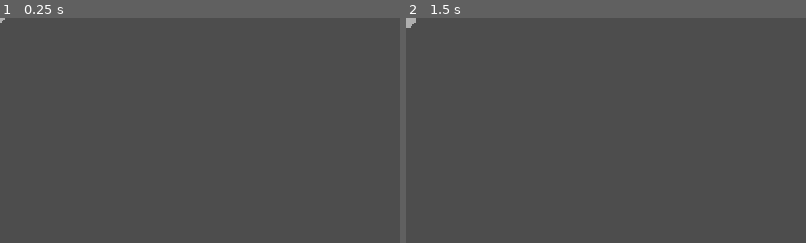
Above: before the commit, frames 1-2 (left to right).
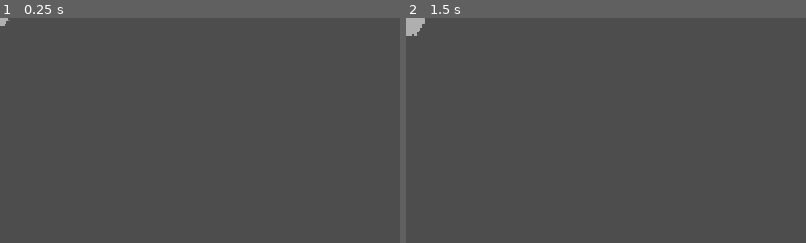
Above: after the commit, the same moments.

Repository: getbraincloud/examples-godot
Game: Godot game, scene res://Scenes/Components/Splotch.tscn
Same seed, same stepped clock (60 frames per second), same inputs: the game is played once before the commit and once after it. This scene is started directly instead of the project's main scene.
Inputs (mouse positions are % of the whole screen's width and height, from its top left):
- Up to frame 1 (0.25 s): no input
- Up to frame 2 (1.5 s): move the mouse to (72, 45) at 0.52 s; click (72, 45) at 0.67 s; tap Enter at 1.25 s; move the mouse to (30, 55) at 1.27 s; click (30, 55) at 1.42 s
The pictures show only the part of the screen within x 0-50%, y 0-50%; the shares and areas given below are measured in that part.

The runs differ from the first frame. In frame 1, less than 0.1% of the frame differs, in the area x 0-3%, y 0-4%; in frame 2, 0.2%, in the area x 0-5%, y 0-8%.

Commit message:
Adding paint splatter icon and rotation

Diff:
--- a/RelayTestApp-GDScript/Scenes/Components/Splotch.tscn
+++ b/RelayTestApp-GDScript/Scenes/Components/Splotch.tscn
@@ -1,6 +1,10 @@
-[gd_scene load_steps=2 format=3]
+[gd_scene load_steps=3 format=3]
 
 [ext_resource type="Script" path="res://Scripts/Components/Splotch.gd" id="1_splotch"]
+[ext_resource type="Texture2D" path="res://Assets/PaintSplatter1.png" id="2_tex"]
 
 [node name="Splotch" type="Node2D"]
 script = ExtResource("1_splotch")
+
+[node name="Sprite2D" type="Sprite2D" parent="."]
+texture = ExtResource("2_tex")
--- a/RelayTestApp-GDScript/Scripts/Components/Splotch.gd
+++ b/RelayTestApp-GDScript/Scripts/Components/Splotch.gd
@@ -1,84 +1,49 @@
 # Copyright 2026 bitHeads, Inc. All Rights Reserved.
-# Persistent paint mark. Spring-overshoot pop, organic satellite droplets, fades at end of life.
+# Persistent paint splatter mark. Spring-overshoot pop, synced rotation, fades at end of life.
 extends Node2D
 
-const _SPLAT_ANIM_TIME  := 0.3
-const _BASE_RADIUS      := 16.0
-const _BASE_ALPHA       := 0.55
-const _FADE_SECS        := 3.0
-const _SATELLITE_COUNT  := 5
+const _SPLAT_ANIM_TIME := 0.3
+const _BASE_ALPHA      := 0.55
+const _FADE_SECS       := 3.0
+const _DISPLAY_SIZE    := 64.0   # game-world diameter — matches SPLOTCH_DISPLAY_SIZE in globals.h
 
-# LCG constants — must match splotchInit() in globals.h exactly.
-const _LCG_MUL      := 1664525
-const _LCG_INC      := 1013904223
-const _LCG_MASK     := 0xFFFFFFFF    # lower 32 bits
-const _LCG_NORM     := 4294967296.0  # 2^32 — matches 4294967295.0f compiled as float32 in C++
+@onready var _sprite: Sprite2D = $Sprite2D
 
-# Splotch visual parameters — must match globals.h.
-const _COLOR_JITTER := 0.07
-const _SAT_DIST_MIN := 14.0
-const _SAT_DIST_MAX := 26.0
-const _SAT_RAD_MIN  := 3.0
-const _SAT_RAD_MAX  := 6.0
+var _color:    Color = Color.WHITE
+var _elapsed:  float = 0.0
+var _duration: int   = -1
 
-var _color:      Color          = Color.WHITE
-var _elapsed:    float          = 0.0
-var _duration:   int            = -1
-var _satellites: Array[Vector2] = []
-var _sat_radii:  Array[float]   = []
-
-var _lcg_state: int = 0
-
-func _lcg() -> int:
-	_lcg_state = (_lcg_state * _LCG_MUL + _LCG_INC) & _LCG_MASK
-	return _lcg_state
-
-func _lcg_float(lo: float, hi: float) -> float:
-	return lo + float(_lcg()) / _LCG_NORM * (hi - lo)
-
-func setup(color: Color, duration: int, seed: int = -1) -> void:
-	_lcg_state = seed if seed >= 0 else randi()
-	_color = Color(
-		clampf(color.r + _lcg_float(-_COLOR_JITTER, _COLOR_JITTER), 0.0, 1.0),
-		clampf(color.g + _lcg_float(-_COLOR_JITTER, _COLOR_JITTER), 0.0, 1.0),
-		clampf(color.b + _lcg_float(-_COLOR_JITTER, _COLOR_JITTER), 0.0, 1.0)
-	)
-	_duration = duration
-	for i in range(_SATELLITE_COUNT):
-		var angle := _lcg_float(0.0, TAU)
-		var dist  := _lcg_float(_SAT_DIST_MIN, _SAT_DIST_MAX)
-		_satellites.append(Vector2(cos(angle), sin(angle)) * dist)
-		_sat_radii.append(_lcg_float(_SAT_RAD_MIN, _SAT_RAD_MAX))
+func setup(color: Color, duration: int, angle: float) -> void:
+	_color         = color
+	_duration      = duration
+	_sprite.rotation = angle
+	_sprite.modulate  = Color(color, _BASE_ALPHA)
+	var tex_w := float(_sprite.texture.get_width())
+	_sprite.scale = Vector2.ONE * (_DISPLAY_SIZE / tex_w)
 
 func _process(delta: float) -> void:
 	_elapsed += delta
 	if _duration > 0 and _elapsed >= float(_duration):
 		queue_free()
 		return
-	queue_redraw()
 
-func _draw() -> void:
-	var t    := clampf(_elapsed / _SPLAT_ANIM_TIME, 0.0, 1.0)
-	var size := _splat_size(t) * _BASE_RADIUS
+	var t          := clampf(_elapsed / _SPLAT_ANIM_TIME, 0.0, 1.0)
+	var size_scale := _splat_size(t)
+
 	var alpha := _BASE_ALPHA
 	if _duration > 0:
 		var time_left := float(_duration) - _elapsed
 		if time_left < _FADE_SECS:
 			alpha = clampf(time_left / _FADE_SECS, 0.0, 1.0) * _BASE_ALPHA
 
-	draw_circle(Vector2.ZERO, size, Color(_color, alpha))
+	_sprite.modulate = Color(_color, alpha)
+	var tex_w := float(_sprite.texture.get_width())
+	_sprite.scale = Vector2.ONE * (_DISPLAY_SIZE / tex_w) * size_scale
 
-	# Satellites appear slightly after the main blob
-	var sat_t := clampf((_elapsed - 0.05) / _SPLAT_ANIM_TIME, 0.0, 1.0)
-	for i in range(_satellites.size()):
-		draw_circle(_satellites[i], _sat_radii[i] * sat_t, Color(_color, alpha * 0.75))
-
-# Spring-overshoot: 0 → ~1.2 peak → 1.0 settle
+# Spring-overshoot: 0 → ~1.4 peak → 1.0 settle (matches Unity AnimateSplatter.SplatSizeOverTime)
 func _splat_size(t: float) -> float:
 	if t <= 0.0: return 0.0
 	if t >= 1.0: return 1.0
-	var a    := 0.6
-	var b    := 0.4
-	var grow   := (1.0 + b) * t / a
-	var shrink := -(((1.0 + b) * t) - ((2.0 + b) * a)) / a
-	return clampf(minf(grow, shrink), 0.0, 1.0 + b)
+	const a := 0.6
+	const b := 0.4
+	return clampf(minf((1.0 + b) * t / a, -(((1.0 + b) * t) - ((2.0 + b) * a)) / a), 0.0, 1.0 + b)
--- a/RelayTestApp-GDScript/Scripts/Screens/GameScreen.gd
+++ b/RelayTestApp-GDScript/Scripts/Screens/GameScreen.gd
@@ -119,12 +119,11 @@
 
 # ── Shockwave + splotch ───────────────────────────────────────────────────────
 
-func _do_shockwave(pos: Vector2, color_index: int, broadcast: bool, seed: int = -1) -> void:
+func _do_shockwave(pos: Vector2, color_index: int, broadcast: bool, angle: float = -1.0) -> void:
 	var col := AppState.color_palette[color_index] if color_index < AppState.color_palette.size() else Color.WHITE
 
-	# Generate seed when originating; remote calls pass the seed from the message.
-	if seed < 0:
-		seed = randi()
+	if angle < 0.0:
+		angle = randf() * TAU
 
 	var sw := _SHOCKWAVE_SCENE.instantiate() as Node2D
 	sw.setup(col)
@@ -132,15 +131,15 @@
 	_game_area.add_child(sw)
 
 	var sp := _SPLOTCH_SCENE.instantiate() as Node2D
-	sp.setup(col, AppState.splotch_duration, seed)
 	sp.position = pos
-	_game_area.add_child(sp)
+	_game_area.add_child(sp)  # must be before setup so @onready vars are valid
+	sp.setup(col, AppState.splotch_duration, angle)
 	_splotches.append(sp)
 
 	if broadcast:
 		var norm_x := pos.x / _GAME_W
 		var norm_y := pos.y / _GAME_H
-		var msg    := JSON.stringify({"op": "shockwave", "data": {"x": norm_x, "y": norm_y, "colorIndex": color_index, "seed": seed}}).to_utf8_buffer()
+		var msg    := JSON.stringify({"op": "shockwave", "data": {"x": norm_x, "y": norm_y, "angle": angle}}).to_utf8_buffer()
 		_send_to_targets(msg, true, false, BrainCloudRelay.CHANNEL_HIGH_PRIORITY_1)
 
 # ── Relay send helpers ────────────────────────────────────────────────────────
@@ -188,7 +187,7 @@
 
 func on_relay_system(op: String, msg: Dictionary) -> void:
 	match op:
-		"CONNECT":
+		"CONNECT", "NET_ID":  # NET_ID = existing player's mapping sent on join
 			var cx: String = msg.get("cxId", "")
 			var nid: int   = msg.get("netId", -1)
 			if cx != "" and nid >= 0:
@@ -210,11 +209,11 @@
 		return  # relay delivers to all including sender; skip own echo
 	var cx: String = _net_id_to_cx.get(net_id, "")
 	var member: Dictionary = _member_for_cx(cx)
-	var color_index: int = member.get("extra", {}).get("colorIndex", int(data.get("colorIndex", 0)))
-	var seed: int = int(data.get("seed", -1))
+	var color_index: int = member.get("extra", {}).get("colorIndex", 0)
+	var angle: float = float(data.get("angle", randf() * TAU))
 	var pos := Vector2(float(data.get("x", 0.0)) * _GAME_W,
 					   float(data.get("y", 0.0)) * _GAME_H)
-	_do_shockwave(pos, color_index, false, seed)
+	_do_shockwave(pos, color_index, false, angle)
 
 func _on_remote_ping(net_id: int, ms: int) -> void:
 	var cx: String = _net_id_to_cx.get(net_id, "")
Binary file added: RelayTestApp-GDScript/Assets/PaintSplatter1.png
Not shown, added: RelayTestApp-GDScript/Assets/PaintSplatter1.png.import
Not shown, changed: .gitignore
